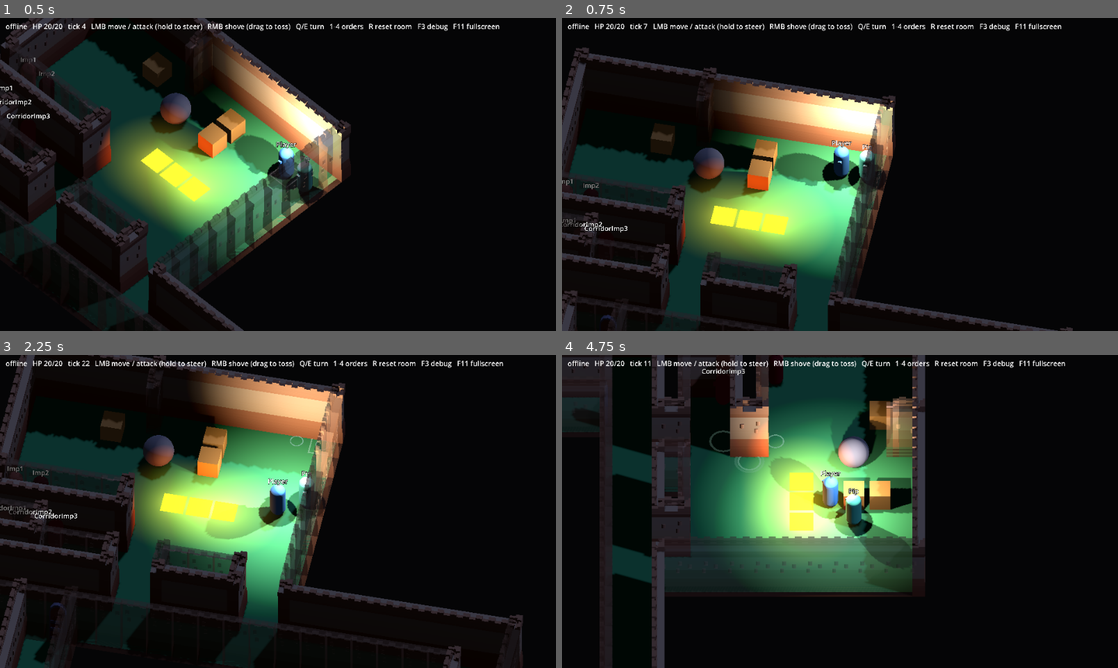
Above: before the commit, frames 1-4 (two rows, left to right).
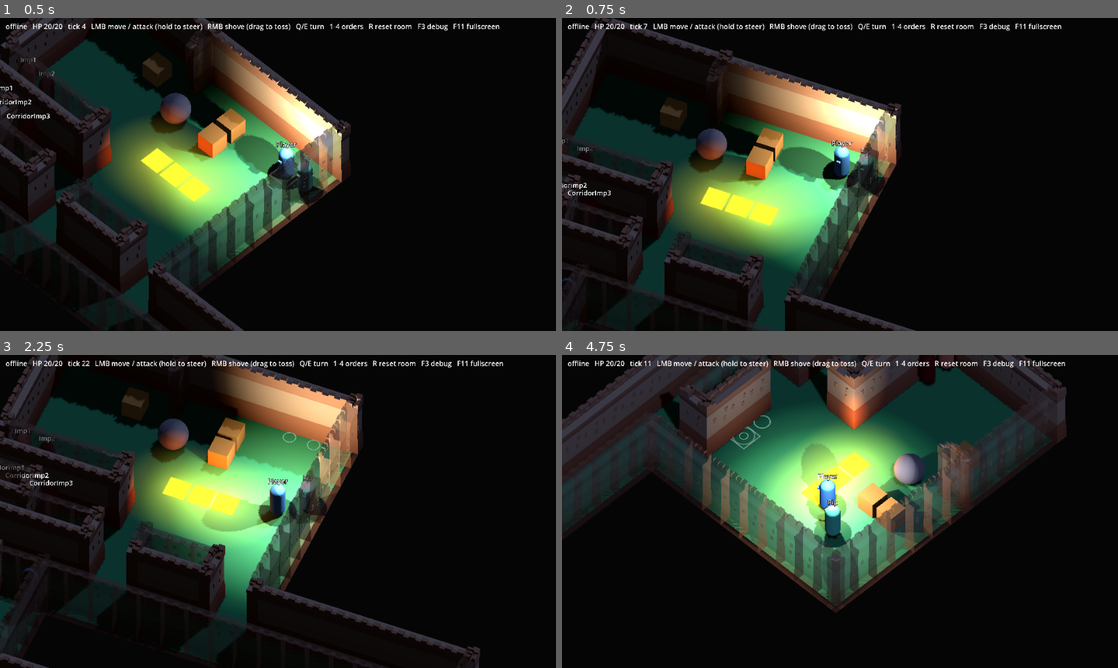
Above: after the commit, the same moments.

Repository: jeff-thinklightn-ing/psykinetic
Game: Godot game, scene res://main.tscn
Same seed, same stepped clock (60 frames per second), same inputs: the game is played once before the commit and once after it.
Inputs (mouse positions are in pixels of both pictures, inside the frame that each line leads up to):
- Up to frame 1 (0.5 s): no input
- Up to frame 2 (0.75 s): move the mouse to (962, 158) at 0.52 s; hold D from 0.53 s (still down); tap Q at 0.6 s; click (962, 158) at 0.67 s
- Up to frame 3 (2.25 s): tap E at 0.8 s; release D at 1.25 s; drag from (166, 527) to (250, 574) at 1.27 s; move the mouse to (333, 442) at 2.02 s; hold D from 2.03 s (still down); tap Q at 2.1 s; click (333, 442) at 2.17 s
- Up to frame 4 (4.75 s): tap E at 2.3, 3.8 s; release D at 2.75 s; drag from (812, 574) to (673, 464) at 2.77 s; move the mouse to (1006, 558) at 3.52 s; hold A 3.53-4.25 s; tap R at 3.6 s; click (1006, 558) at 3.67 s; drag from (673, 464) to (756, 433) at 4.27 s

Frame 1 is identical in both runs. In frame 2, 28% of the frame differs, in the area x 0-92%, y 0-100%; in frame 3, 29%; in frame 4, 46%, in the area x 0-91%, y 0-100%.

Commit message:
3D camera rests only on the four diamond views: Q/E step 90 degrees in one 400 ms ease through the axis view; WASD middle drag settles on the nearest diamond; saved yaw always a diamond, old axis yaws rounded on load

Diff:
--- a/client3d/client3d.gd
+++ b/client3d/client3d.gd
@@ -34,10 +34,12 @@
 ##
 ## Camera: orthographic, tilted CAMERA_PITCH from horizontal, yawed by
 ## `yaw` about the local player: 0 matches the 2D diamond (+x down-right,
-## +y down-left). In the click scheme Q/E step the yaw by ORBIT_STEP; in
-## the WASD scheme a middle drag turns it freely and, let go, it settles
-## on the nearest step. Either way the move to a step is eased over
-## ORBIT_SECONDS, and the step persists in settings.cfg (Net.camera_yaw).
+## +y down-left). It rests only on the four diamond views: yaw 0 and each
+## ORBIT_STEP (90°) from it. In the click scheme Q/E step from one diamond
+## to the next in one ease of ORBIT_SECONDS, through the axis-aligned view
+## between without stopping; in the WASD scheme a middle drag turns it
+## freely and, let go, it settles on the nearest diamond over
+## SETTLE_SECONDS. The diamond persists in settings.cfg (Net.camera_yaw).
 ## While a movement key is held (frozen, set by Main) the yaw does not
 ## move at all; a drag meanwhile applies when the keys are let go. It
 ## follows the player; in WASD it leans toward the cursor as the 2D camera
@@ -72,8 +74,12 @@
 ## cos(CAMERA_PITCH), is about a twelfth of it.
 const CAMERA_SIZE := 12.0
 const CAMERA_FOLLOW_RATE := 6.0
-const ORBIT_STEP := 45.0
-const ORBIT_SECONDS := 0.25
+## The resting yaws are multiples of this: the diamond views.
+const ORBIT_STEP := 90.0
+## Q/E: one diamond to the next, eased in and out.
+const ORBIT_SECONDS := 0.4
+## A middle drag let go: on to the nearest diamond, eased out.
+const SETTLE_SECONDS := 0.25
 const PLAYER_LIGHT_RANGE := 6.0
 ## Warm white, whatever the body's colour.
 const PLAYER_LIGHT := Color(1.0, 0.93, 0.82)
@@ -137,7 +143,8 @@
 
 var _camera: Camera3D
 var _camera_target := Vector3.ZERO
-## The camera's yaw now, and the step it rests at (a multiple of ORBIT_STEP).
+## The camera's yaw now, and the diamond it rests at (a multiple of
+## ORBIT_STEP).
 var yaw := 0.0
 var _yaw_step := 0.0
 ## The yaw easing toward a step: from, to, and how far along (1: at rest).
@@ -145,6 +152,9 @@
 var _ease_from := 0.0
 var _ease_to := 0.0
 var _ease_t := 1.0
+var _ease_seconds := SETTLE_SECONDS
+## Q/E's ease starts slow as well as ending slow; a settle is already moving.
+var _ease_in_out := false
 ## WASD's middle drag: the yaw it started from, how far it has gone, and
 ## whether a release came while frozen (it settles when they unfreeze).
 var _dragging := false
@@ -191,8 +201,10 @@
 	_toss = _make_flat(_make_arrow(TOSS_LENGTH), TOSS)
 	_toss.visible = false
 	add_child(_toss)
-	_yaw_step = roundf(Net.camera_yaw / ORBIT_STEP) * ORBIT_STEP
-	yaw = _yaw_step
+	# Net has the saved yaw rounded to a diamond already; --test-yaw is
+	# taken exactly, for screenshots, and rests on its nearest diamond.
+	_yaw_step = nearest_diamond(Net.camera_yaw)
+	yaw = Net.camera_yaw
 	_place_camera()
 	_classify_walls()
 
@@ -277,10 +289,10 @@
 
 # --- Orbit ---------------------------------------------------------------------
 
-## Q/E (click scheme): the next step round, eased; kept in the settings
-## file.
+## Q/E (click scheme): the next diamond round, in one ease in and out;
+## kept in the settings file.
 func orbit(direction: int) -> void:
-	_settle_on(_yaw_step + ORBIT_STEP * signf(direction))
+	_settle_on(_yaw_step + ORBIT_STEP * signf(direction), ORBIT_SECONDS, true)
 
 
 ## WASD: the middle button went down; the drag turns from the yaw now.
@@ -316,7 +328,7 @@
 	if frozen:
 		_settle_pending = true
 	else:
-		_settle_on(_nearest_step(_drag_base + _drag_offset))
+		_settle_on(nearest_diamond(_drag_base + _drag_offset))
 
 
 ## Main: a movement key is (not) held. Held, the yaw stops where it is;
@@ -328,38 +340,43 @@
 	if on:
 		return
 	if _dragging:
-		_ease_toward(_drag_base + _drag_offset)
+		_ease_toward(_drag_base + _drag_offset, SETTLE_SECONDS, false)
 	elif _settle_pending:
 		_settle_pending = false
-		_settle_on(_nearest_step(_drag_base + _drag_offset))
-
-
-static func _nearest_step(degrees: float) -> float:
-	return roundf(degrees / ORBIT_STEP) * ORBIT_STEP
-
-
-## Eases to [param step], which the yaw then rests on and the settings
-## file keeps.
-func _settle_on(step: float) -> void:
+		_settle_on(nearest_diamond(_drag_base + _drag_offset))
+
+
+## The diamond view nearest [param degrees]; half way between two (an
+## axis view), the higher.
+static func nearest_diamond(degrees: float) -> float:
+	return snappedf(degrees, ORBIT_STEP)
+
+
+## Eases to the diamond [param step], which the yaw then rests on and the
+## settings file keeps.
+func _settle_on(step: float, seconds := SETTLE_SECONDS, in_out := false) -> void:
 	_yaw_step = step
-	Net.camera_yaw = step
+	Net.camera_yaw = fposmod(step, 360.0)
 	Net.save_view_settings()
-	_ease_toward(step)
-
-
-func _ease_toward(degrees: float) -> void:
+	_ease_toward(step, seconds, in_out)
+
+
+func _ease_toward(degrees: float, seconds: float, in_out: bool) -> void:
 	_ease_from = yaw
 	_ease_to = degrees
 	_ease_t = 0.0
-
-
-## One frame of the ease, a sine out over ORBIT_SECONDS; nothing while
-## frozen.
+	_ease_seconds = seconds
+	_ease_in_out = in_out
+
+
+## One frame of the ease: a sine in and out (Q/E) or out (a settle), with
+## no stop on the way; nothing while frozen.
 func _ease_yaw(delta: float) -> void:
 	if frozen or _ease_t >= 1.0:
 		return
-	_ease_t = minf(_ease_t + delta / ORBIT_SECONDS, 1.0)
-	_set_yaw(lerpf(_ease_from, _ease_to, sin(_ease_t * PI * 0.5)))
+	_ease_t = minf(_ease_t + delta / _ease_seconds, 1.0)
+	var eased := 0.5 - 0.5 * cos(_ease_t * PI) if _ease_in_out else sin(_ease_t * PI * 0.5)
+	_set_yaw(lerpf(_ease_from, _ease_to, eased))
 
 
 func _set_yaw(degrees: float) -> void:
--- a/net/net.gd
+++ b/net/net.gd
@@ -156,8 +156,8 @@
 ## is fullscreen. Applied at start, kept up to date, saved with the rest.
 var window_size := DEFAULT_WINDOW_SIZE
 var fullscreen := false
-## The 3D camera's yaw step in degrees (a multiple of 45), kept with the
-## window settings.
+## The 3D camera's resting yaw in degrees, a diamond view (a multiple of
+## Client3D.ORBIT_STEP), kept with the window settings.
 var camera_yaw := 0.0
 ## Saves the window settings a moment after the last resize, not on each.
 var _window_save: SceneTreeTimer
@@ -321,9 +321,7 @@
 		if width.is_valid_int() and height.is_valid_int() and width.to_int() > 0 and height.to_int() > 0:
 			window_size = Vector2i(width.to_int(), height.to_int())
 		fullscreen = str(settings.get("window_mode", "")) == "fullscreen"
-		var yaw := str(settings.get("camera_yaw", ""))
-		if yaw.is_valid_float():
-			camera_yaw = yaw.to_float()
+		camera_yaw = saved_yaw(str(settings.get("camera_yaw", "")), camera_yaw)
 	if _test_yaw_given:
 		camera_yaw = test_yaw
 	var window := get_window()
@@ -333,6 +331,15 @@
 	else:
 		window.move_to_center()
 	window.size_changed.connect(_on_window_size_changed)
+
+
+## camera_yaw= as read from the settings file: only a diamond view is a
+## resting yaw, so an older file's axis-aligned one (a 45° step) goes to
+## the nearest diamond. [param otherwise] for a missing or bad value.
+static func saved_yaw(text: String, otherwise: float) -> float:
+	if not text.strip_edges().is_valid_float():
+		return otherwise
+	return Client3D.nearest_diamond(text.to_float())
 
 
 ## F11: borderless fullscreen at the monitor's native size, or back to the
--- a/tests/controls_test.gd
+++ b/tests/controls_test.gd
@@ -32,6 +32,7 @@
 	_test_scheme_default()
 	_test_screen_lean()
 	_test_drag_and_freeze()
+	_test_diamonds()
 	_test_schemes_are_inert_outside()
 	_test_click_uses_the_frame_pick()
 
@@ -218,11 +219,16 @@
 	_ease(rig)
 	_check(is_equal_approx(rig.yaw, start), "let go at 20: back to the nearest step (%s)" % rig.yaw)
 	rig.begin_drag()
-	rig.drag(30.0)
+	rig.drag(40.0)
 	rig.end_drag()
 	_ease(rig)
-	_check(is_equal_approx(rig.yaw, start + 45.0) and is_equal_approx(Net.camera_yaw, start + 45.0),
-			"let go at 30: on to the next step, and kept (%s)" % rig.yaw)
+	_check(is_equal_approx(rig.yaw, start), "let go at 40, short of the axis view: back to the diamond (%s)" % rig.yaw)
+	rig.begin_drag()
+	rig.drag(50.0)
+	rig.end_drag()
+	_ease(rig)
+	_check(is_equal_approx(rig.yaw, start + 90.0) and is_equal_approx(Net.camera_yaw, fposmod(start + 90.0, 360.0)),
+			"let go at 50: on to the next diamond, and kept (%s)" % rig.yaw)
 	start = rig.yaw
 	rig.set_frozen(true)
 	rig.begin_drag()
@@ -234,7 +240,7 @@
 	_check(is_equal_approx(rig.yaw, start), "nor does letting the button go (%s)" % rig.yaw)
 	rig.set_frozen(false)
 	_ease(rig)
-	_check(is_equal_approx(rig.yaw, start + 90.0), "the keys let go: it settles where the drag was let go (%s)" % rig.yaw)
+	_check(is_equal_approx(rig.yaw, start + 90.0), "the keys let go: it settles on the diamond nearest where the drag was let go (%s)" % rig.yaw)
 	start = rig.yaw
 	rig.begin_drag()
 	rig.set_frozen(true)
@@ -251,6 +257,36 @@
 	_check(is_equal_approx(rig.yaw, held), "frozen, nothing turns it, not even an ease under way (%s)" % rig.yaw)
 	rig.set_frozen(false)
 	_ease(rig)
+	_free_rig(rig)
+
+
+func _test_diamonds() -> void:
+	print("
+== the camera rests only on the four diamond views ==")
+	var rig := _rig()
+	_ease(rig)
+	var start := rig.yaw
+	_check(is_equal_approx(fmod(start, 90.0), 0.0), "it starts on a diamond (%s)" % start)
+	rig.orbit(1)
+	var seen: Array[float] = [rig.yaw]
+	for i in 8:
+		rig._ease_yaw(Client3D.ORBIT_SECONDS / 8.0)
+		seen.append(rig.yaw)
+	var rising := true
+	for i in range(1, seen.size()):
+		if seen[i] <= seen[i - 1]:
+			rising = false
+	_check(rising, "E: turning all the way, never still, through the axis view at 45 (%s)" % [seen])
+	_check(is_equal_approx(seen.back(), start + 90.0) and is_equal_approx(seen[4], start + 45.0),
+			"half way at 200 ms, on the next diamond at 400 ms (%s, %s)" % [seen[4], seen.back()])
+	_check(is_equal_approx(Net.camera_yaw, fposmod(start + 90.0, 360.0)), "saved as that diamond, within 0..360 (%s)" % Net.camera_yaw)
+	for yaw in [0.0, 90.0, 180.0, 270.0, -90.0]:
+		_check(is_equal_approx(Net.saved_yaw(str(yaw), -1.0), yaw), "a saved diamond loads as it is (%s)" % yaw)
+	_check(is_equal_approx(Net.saved_yaw("45", -1.0), 90.0) and is_equal_approx(Net.saved_yaw("135", -1.0), 180.0)
+			and is_equal_approx(Net.saved_yaw("-45", -1.0), 0.0), "an old axis yaw rounds to a diamond on load (half way: up)")
+	_check(is_equal_approx(Net.saved_yaw("30", -1.0), 0.0), "anything else to the nearest diamond")
+	_check(is_equal_approx(Net.saved_yaw("", 90.0), 90.0) and is_equal_approx(Net.saved_yaw("north", 90.0), 90.0),
+			"no value, or a bad one: kept as it was")
 	_free_rig(rig)
 
 
@@ -265,7 +301,7 @@
 	_check(is_equal_approx(rig._yaw_step, step), "wasd: Q does nothing")
 	Net.controls = "click"
 	_main._unhandled_input(_key(KEY_Q))
-	_check(is_equal_approx(rig._yaw_step, step - 45.0), "click: Q turns a step")
+	_check(is_equal_approx(rig._yaw_step, step - 90.0), "click: Q turns to the next diamond, 90 degrees round")
 	_main._unhandled_input(_middle(true))
 	_check(not rig._dragging, "click: the middle button does nothing")
 	Net.controls = "wasd"
Not shown, changed: CHANGELOG.md
Not shown, changed: docs/decisions.md
Not shown, changed: docs/design.md
